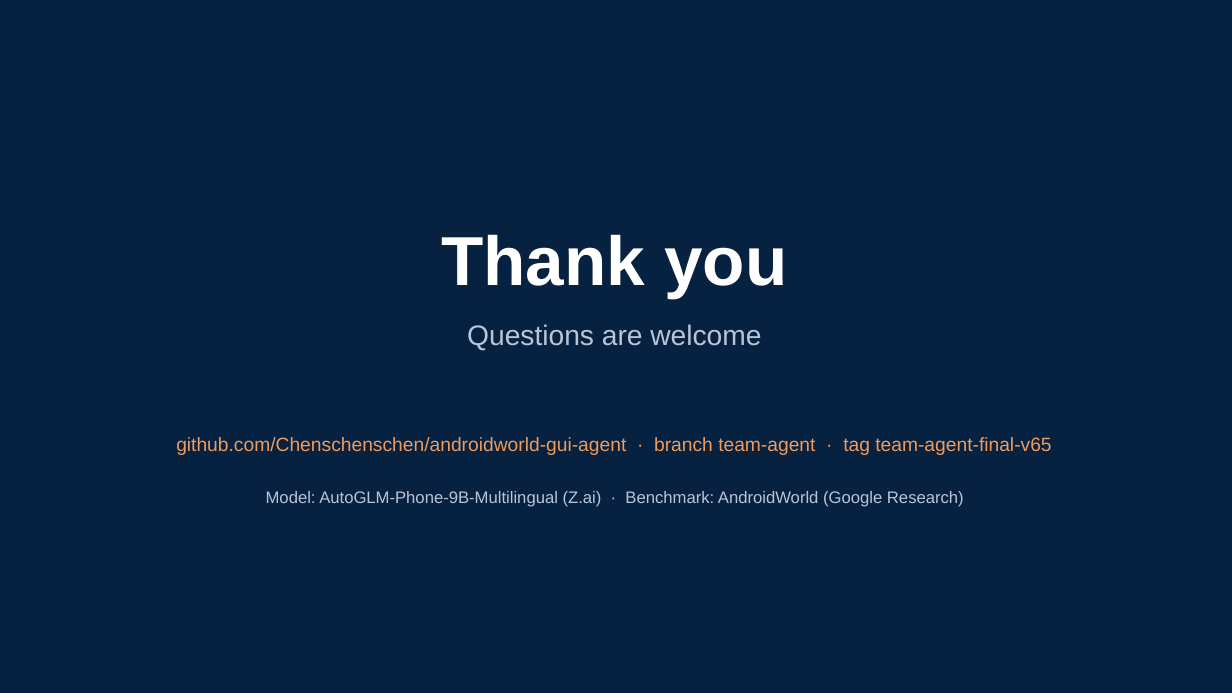
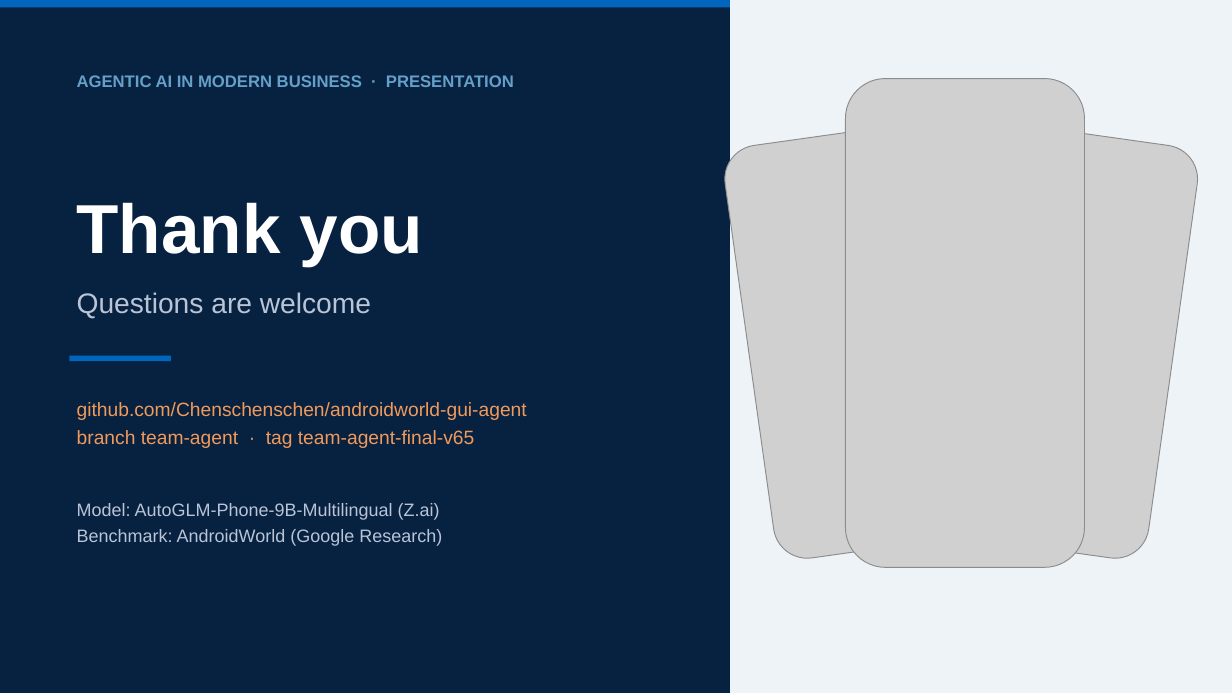
Before and after one commit to Chenschenschen/androidworld-gui-agent, a slide deck: slide 26 of presentation/AndroidWorld_GUI_Agent_Presentation.pptx. Drawn at 1232x693 pixels with LibreOffice and Linux fonts; fonts in the diff are those of the drawing; grey boxes stand for pictures. Boxes give left, top, right and bottom in pixels: in the first picture for what was removed or moved away, otherwise in the second. Text is boxed around its words. In the diff, an @@ line names an element or a change of style, - is before the commit and + after.

```diff
--- a/presentation/AndroidWorld_GUI_Agent_Presentation.pptx
+++ b/presentation/AndroidWorld_GUI_Agent_Presentation.pptx
@@ rectangle at (0,0,1232,693): fill #072140 to #EEF3F8 @@
@@ rectangle added at (0,0,730,693), fill #072140 @@
@@ rectangle added at (0,0,730,7), fill #0065BD @@
@@ text added at (77,75,514,87), 13 pt, text #64A0C8, bold @@
+AGENTIC AI IN MODERN BUSINESS · PRESENTATION
@@ picture added at (846,79,1085,567) @@
@@ picture added at (721,122,981,563) @@
@@ picture added at (942,122,1203,563) @@
@@ text "Thank you": place and size @@
-text "Thank you" at (441,234,787,298)
+text "Thank you" at (77,202,423,265)
@@ text "Thank you" at (77,202,423,265): alignment centre to left @@
@@ text "Questions are welcome" at (77,292,371,319): alignment centre to left @@
@@ text "Questions are welcome": place and size @@
-text "Questions are welcome" at (467,324,761,351)
+text "Questions are welcome" at (77,292,371,319)
@@ rectangle added at (69,356,171,361), fill #0065BD @@
@@ text at (77,402,527,448): text changed @@
-github.com/Chenschenschen/androidworld-gui-agent · branch team-agent · tag team-agent-final-v65
+github.com/Chenschenschen/androidworld-gui-agent
+branch team-agent · tag team-agent-final-v65
@@ text at (77,503,442,546): text changed; size 13 to 14 pt @@
-Model: AutoGLM-Phone-9B-Multilingual (Z.ai) · Benchmark: AndroidWorld (Google Research)
+Model: AutoGLM-Phone-9B-Multilingual (Z.ai)
+Benchmark: AndroidWorld (Google Research)
```
Also in this commit, not shown: 25 other slides changed, 2 other files.
